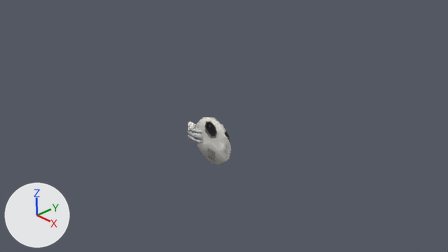
A saved change to the Blender file KBARF_3D/GameRoomMORE.blend.
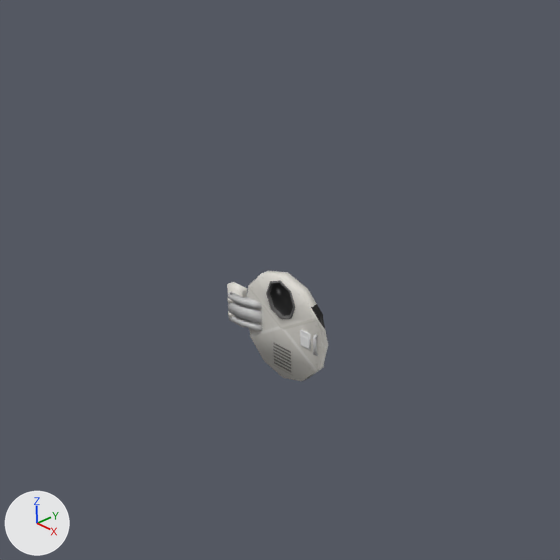
Each version appears first from the file's camera 'Camera', and next in a close-up on the part from 20% to 74% of the width and 0% to 96% of the height. Arrows for +X, +Y and +Z are at lower left; the lights stay in place.

In view in the first close-up: 'shipdoor_door', 'shipdoor_hinge', 'shipdoor_keypadmain', 'shipdoor_keypadscreen'.
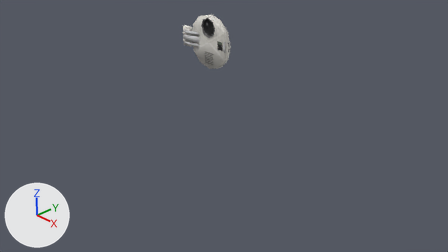
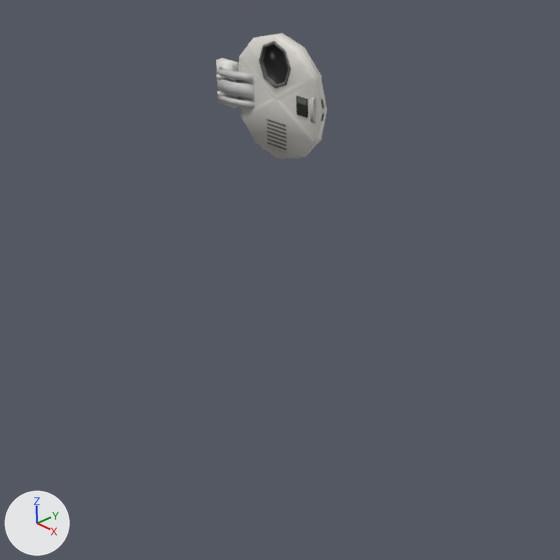
Where the change shows, as pixel boxes [x1, y1, x2, y2] in the close-ups (560 x 560 px):
'shipdoor_door', reshaped, moved (10% wider, 14% taller): before [228, 271, 328, 381]; after [217, 33, 327, 159]
'shipdoor_hinge', moved: before [227, 282, 248, 327]; after [216, 58, 239, 108]
'shipdoor_keypadmain', moved: before [300, 329, 311, 350]; after [296, 96, 308, 118]
'shipdoor_keypadscreen', moved: before [301, 331, 309, 338]; after [297, 97, 306, 104]
part 1 of me_shipdoor_mod_door, surface changed: before [261, 271, 328, 381]; after [256, 33, 327, 159]

The edits, one by one:
me_shipdoor_mod_door has 228 vertices, 233 faces and spans x -0.735..0.576, y -0.034..0.182, z -0.576..0.576.
me_shipdoor_mod_door is used by ob_shipdoor_door; location (0.0, 0.0, 0.0).
me_shipdoor_mod_door part 1: 88 kept faces spanning x -0.576..0.576, y 0.056..0.182, z -0.576..0.576 get new texture (UV) coordinates.
Object 'shipdoor_hinge' (ob_shipdoor_hinge) moves from (0.0, 0.0, 0.0) to (0.0, 0.0, 2.35).
Object 'shipdoor_keypadscreen' (ob_shipdoor_keypadscreen) moves from (0.0, 0.0, 0.0) to (0.0, 0.0, 2.35).
Object 'shipdoor_keypadmain' (ob_shipdoor_keypadmain) moves from (0.0, 0.0, 0.0) to (0.0, 0.0, 2.35).
Object 'shipdoor_door' (ob_shipdoor_door) moves from (0.0, 0.0, 0.0) to (0.0, 0.0, 2.35).
